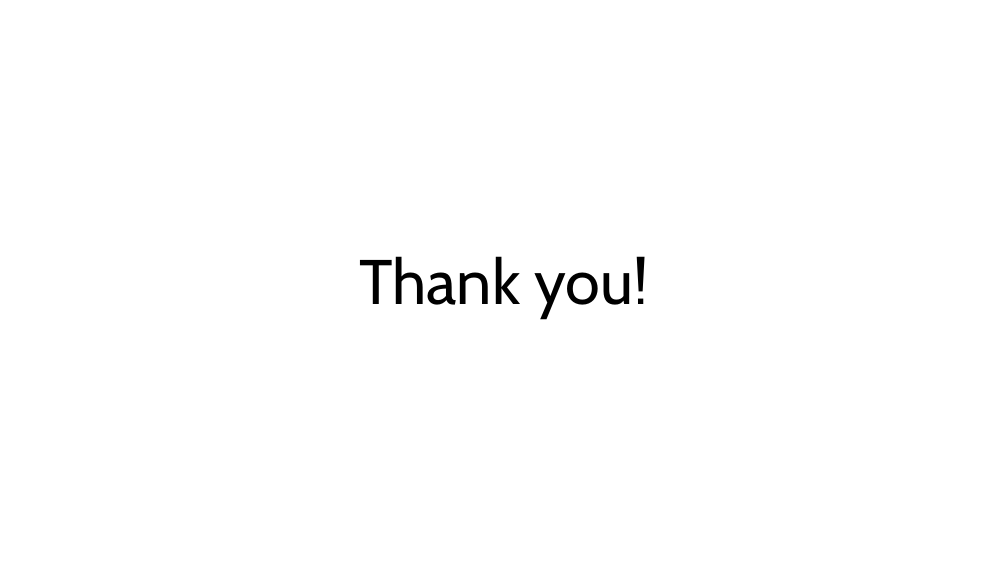
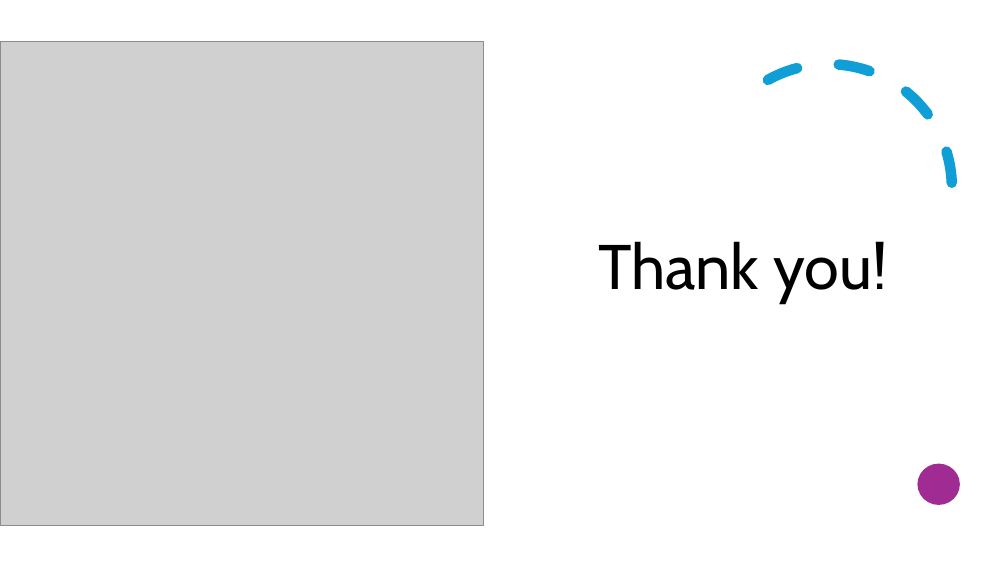
Before and after one commit to Jormungandr72/Cross-Website-Price-Checker, a slide deck: slide 8 of docs/phase_four_docs/Phase_Four_Presentation.pptx (slide 7 before the commit). Drawn at 1008x567 pixels with LibreOffice and Linux fonts; fonts in the diff are those of the drawing; grey boxes stand for pictures. Boxes give left, top, right and bottom in pixels: in the first picture for what was removed or moved away, otherwise in the second. Text is boxed around its words. In the diff, an @@ line names an element or a change of style, - is before the commit and + after.

```diff
--- a/docs/phase_four_docs/Phase_Four_Presentation.pptx
+++ b/docs/phase_four_docs/Phase_Four_Presentation.pptx
@@ picture added at [0, 42, 484, 526] @@
@@ title "Thank you!": place and size @@
-title "Thank you!" at [359, 256, 649, 319]
+title "Thank you!" at [598, 241, 887, 303]
@@ arc (boxed as its full ellipse) added at [705, 64, 952, 312], outline #0F9ED5 10 pt dashed @@
@@ ellipse added at [918, 464, 960, 505], fill #A02B93 @@
```
Also in this commit, not shown: 3 other slides changed, 2 slides added, 1 slide removed.
